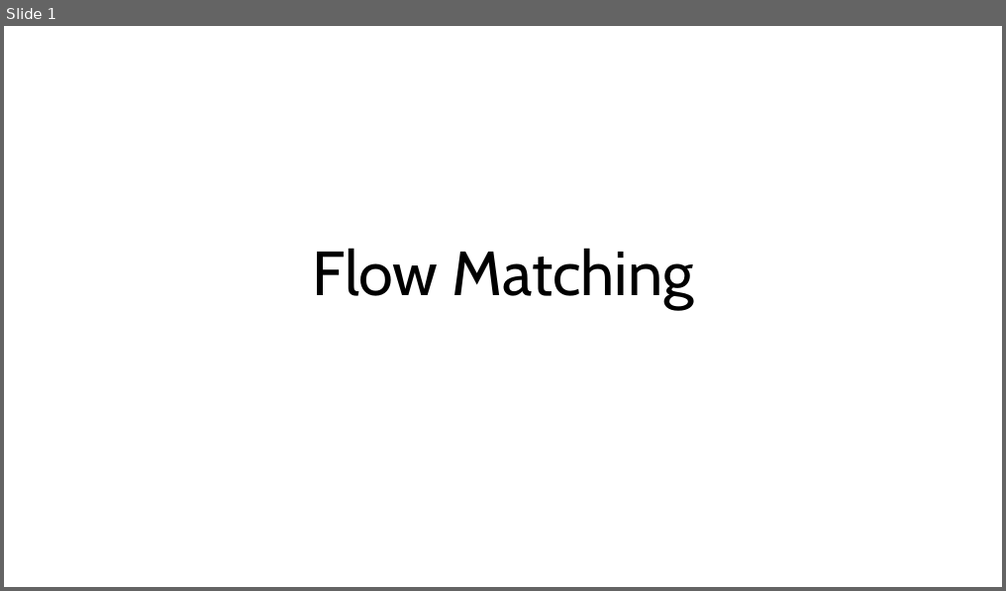
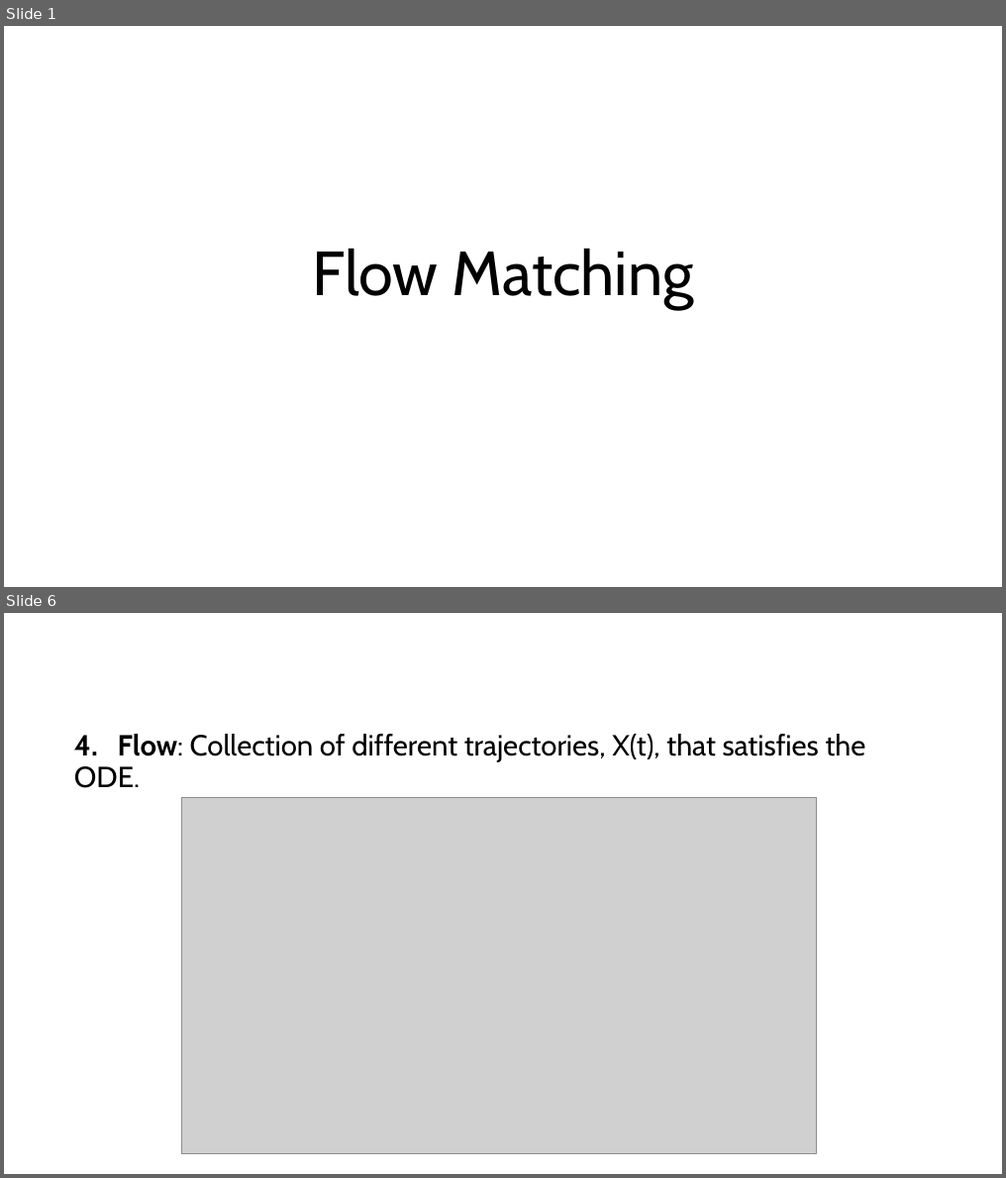
Before and after one commit to SOKOUDJOU-LEOPOLD/Learning-Flow-Matching, a slide deck: Flow Matching.pptx. Shown one above the other, each under a label of ours: slide 1 before the commit, slides 1 and 6 after it; the slides between them are not shown. The pictures are 1006x591 and 1006x1178 pixels, drawn with LibreOffice and Linux fonts; fonts in the diff are those of the drawing; grey boxes stand for pictures. Boxes give left, top, right and bottom in pixels: in the first picture for what was removed or moved away, otherwise in the second. Text is boxed around its words. In the diff, an @@ line names an element or a change of style, - is before the commit and + after.

```diff
--- a/Flow Matching.pptx
+++ b/Flow Matching.pptx
@@ slide 6 added at [4, 613, 1002, 1174], background #FFFFFF @@
@@ text added at [74, 734, 866, 788], 28 pt, text #000000 @@
+4. Flow: Collection of different trajectories, X(t), that satisfies the ODE.
@@ picture added at [181, 797, 816, 1154] @@
```
Also in this commit, not shown: 1 slide changed, 34 other slides added, 3 other files.
